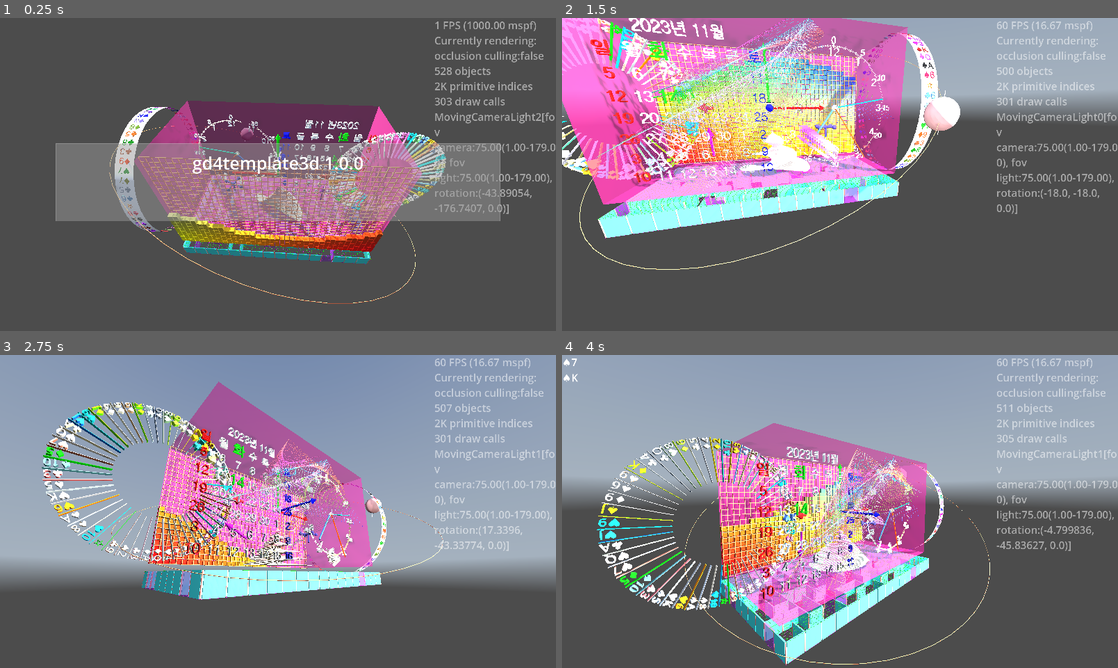
Above: before the commit, frames 1-4 (two rows, left to right).
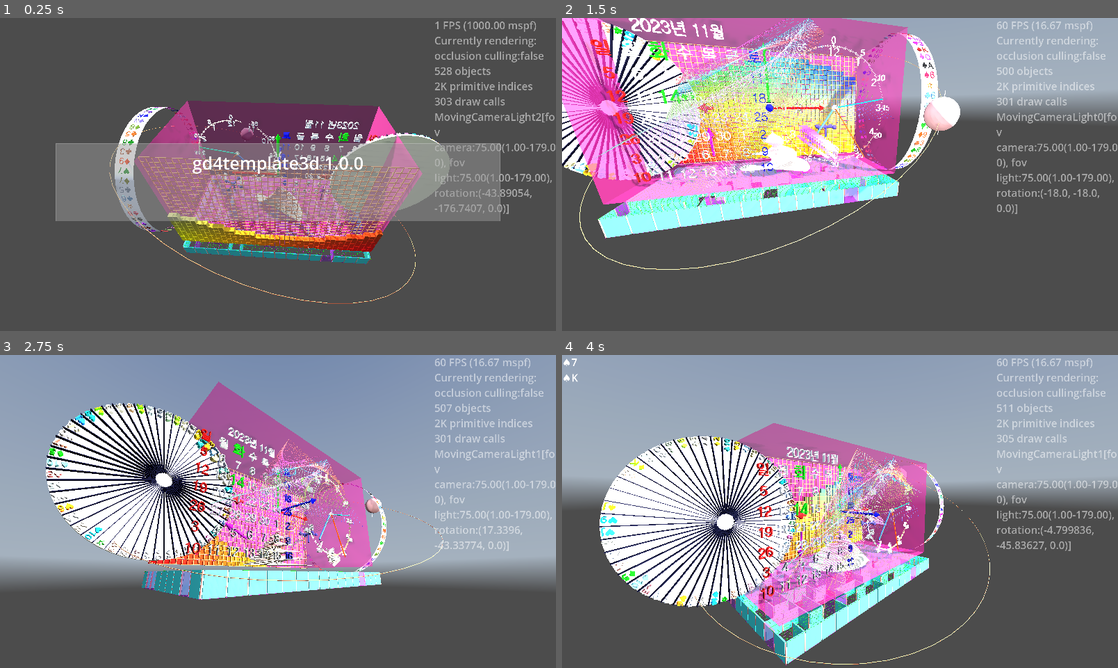
Above: after the commit, the same moments.

Repository: kasworld/gd4template3d
Game: Godot game, scene res://main.tscn
Same seed, same stepped clock (60 frames per second), same inputs: the game is played once before the commit and once after it. A sky picture missing from this copy of the repository is replaced by a grey-blue gradient.
Inputs (mouse positions are in pixels of both pictures, inside the frame that each line leads up to):
- Up to frame 1 (0.25 s): no input
- Up to frame 2 (1.5 s): tap Enter at 0.5 s; move the mouse to (962, 158) at 0.52 s; hold Right 0.53-1.28 s; tap Q at 0.6 s; click (962, 158) at 0.67 s; move the mouse to (728, 190) at 1.27 s; hold Down from 1.28 s (still down); tap E at 1.35 s
- Up to frame 3 (2.75 s): move the mouse to (333, 442) at 2.02 s; release Down at 2.03 s; hold Right from 2.03 s (still down); tap Enter at 2.1 s
- Up to frame 4 (4 s): move the mouse to (812, 574) at 2.77 s; release Right at 2.78 s; hold Up 2.78-3.53 s; tap Q at 2.85 s; click (812, 574) at 2.92 s; move the mouse to (1006, 558) at 3.52 s; hold Left from 3.53 s (still down); tap E at 3.6 s

The runs differ from the first frame. In frame 1, 2.8% of the frame differs, in the area x 59-81%, y 36-79%; in frame 2, 7.9%; in frame 3, 12%; in frame 4, 14%, in the area x 6-43%, y 25-82%.

Commit message:
구분선 글씨 치우침 수정, 구분선 장식화

Diff:
--- a/main.gd
+++ b/main.gd
@@ -89,7 +89,6 @@
 	color_text_into_list.shuffle()
 	wheel = preload("res://roulette/roulette.tscn").instantiate().init(
 		0, WorldSize.y/2, 0.5, color_text_into_list )
-	wheel.rotation.z = PI/2
 	wheel.색설정하기(make_random_color(), make_random_color(), make_random_color() )
 	wheel.rotation_stopped.connect(wheel결과가결정됨)
 	add_child(wheel)
--- a/roulette/roulette.gd
+++ b/roulette/roulette.gd
@@ -6,6 +6,9 @@
 var id :int
 var 반지름 :float
 var 깊이 :float
+const 선시작비 := 0.1
+const 선끝비 := 1.0
+const 선중심비 := (선끝비 + 선시작비)/2
 
 func get_wheel() -> RouletteWheel:
 	return $Wheel
@@ -17,6 +20,20 @@
 
 	$Wheel.init(반지름, 깊이, color_text_info_list)
 	$Wheel.rotation_stopped.connect(결과가결정됨)
+
+	var 구분선 := BoxMesh.new()
+	var 길이 := 반지름a*(선끝비-선시작비)
+	구분선.size = Vector3(길이, 깊이a/10, 깊이a )
+	var count := color_text_info_list.size()
+	var cell각도 := 2.0*PI / count
+
+	$"Wheel/구분선들".init(구분선, Color.WHITE, count ,Vector3.ZERO )
+	for i in count:
+		$"Wheel/구분선들".set_inst_rotation(i, Vector3.BACK, cell각도 *i + cell각도/2)
+		$"Wheel/구분선들".set_inst_pos(i, Vector3(
+			cos(cell각도 *i + cell각도/2) *(반지름-길이/2),
+			sin(cell각도 *i + cell각도/2) *(반지름-길이/2),
+			0) )
 
 	# for debug
 	$IDLabel.text = "%s" % id
@@ -46,8 +63,8 @@
 	$"Wheel/원판".rotation.x = PI/2
 	$"Wheel/원판".rotate(Vector3.FORWARD, PI/n)
 
-	#$화살표.rotation = Vector3(0, 0, rad)
-	$화살표.position = Vector3(sin(PI) *반지름*1.1, cos(PI) *반지름*1.1, 0 )
+	$화살표.rotation = Vector3(0, 0, PI/2)
+	$화살표.position = Vector3(sin(PI/2) *반지름*1.1, cos(PI/2) *반지름*1.1, 0 )
 	return self
 
 func 결과가결정됨(_rl :RouletteWheel) -> void:
@@ -62,9 +79,11 @@
 	$"화살표".set_color(화살표색)
 	$"Wheel/BarTree2".init_with_color(장식색, 원판색)
 	$"Wheel/BarTree3".init_with_color(장식색.inverted(), 원판색.inverted())
-	var n :int = $Wheel.cell_count얻기()
-	$"Wheel/BarTree2".set_visible_bar_count(n)
-	$"Wheel/BarTree3".set_visible_bar_count(n)
+	var count :int = $Wheel.cell_count얻기()
+	$"Wheel/BarTree2".set_visible_bar_count(count)
+	$"Wheel/BarTree3".set_visible_bar_count(count)
+	for i in count:
+		$"Wheel/구분선들".set_inst_color(i, 원판색.inverted())
 
 func 장식돌리기() -> void:
 	$"Wheel/BarTree2".bar_rotation = -$"Wheel".rotation_per_second/10
--- a/roulette/roulette.tscn
+++ b/roulette/roulette.tscn
@@ -1,10 +1,11 @@
-[gd_scene load_steps=8 format=3 uid="uid://sjnpttkqk1qs"]
+[gd_scene load_steps=9 format=3 uid="uid://sjnpttkqk1qs"]
 
 [ext_resource type="Script" uid="uid://dwpxaxvkorfar" path="res://roulette/roulette.gd" id="1_7pkjq"]
 [ext_resource type="PackedScene" uid="uid://d4kkhfcvaexg1" path="res://valve_handle/valve_handle.tscn" id="2_14kvd"]
 [ext_resource type="PackedScene" uid="uid://c8npqlgeyy3xa" path="res://arrow3d/arrow_3d.tscn" id="2_ed2fd"]
 [ext_resource type="PackedScene" uid="uid://btkkwpk54jqc" path="res://bar_tree_2/bar_tree_2.tscn" id="3_phm1c"]
 [ext_resource type="PackedScene" uid="uid://c8ulltoe1t7qg" path="res://roulette/roulette_wheel/roulette_wheel.tscn" id="5_wjn2p"]
+[ext_resource type="PackedScene" uid="uid://cfnbpemvoy1i6" path="res://multi_mesh_shape/multi_mesh_shape.tscn" id="6_cdnmj"]
 
 [sub_resource type="StandardMaterial3D" id="StandardMaterial3D_wjn2p"]
 
@@ -26,7 +27,6 @@
 [node name="Wheel" parent="." instance=ExtResource("5_wjn2p")]
 
 [node name="원판" type="MeshInstance3D" parent="Wheel"]
-visible = false
 mesh = SubResource("CylinderMesh_cdnmj")
 
 [node name="ValveHandle" parent="Wheel" instance=ExtResource("2_14kvd")]
@@ -37,3 +37,5 @@
 
 [node name="BarTree3" parent="Wheel" instance=ExtResource("3_phm1c")]
 visible = false
+
+[node name="구분선들" parent="Wheel" instance=ExtResource("6_cdnmj")]
--- a/roulette/roulette_cell/roulette_cell.gd
+++ b/roulette/roulette_cell/roulette_cell.gd
@@ -1,24 +1,13 @@
 extends Node3D
-
 class_name RouletteCell
-
-const 선시작비 := 0.5
-const 선끝비 := 1.0
-const 선중심비 := (선끝비 + 선시작비)/2
 
 var 강조중 :bool
 
 func init(각도 :float, 반지름 :float, 깊이 :float, color_text_info :Array) -> RouletteCell:
-	$"시작선".mesh.size = Vector3(반지름*(선끝비 - 선시작비), 깊이, 깊이 /10)
-	$"시작선".rotation.y = 각도/2 +PI/2
-	$"시작선".position = Vector3(sin(각도/2)*반지름*선중심비, 깊이/2, cos(각도/2)*반지름*선중심비)
-	$"시작선".mesh.material.albedo_color = color_text_info[0]
-
 	$"글씨".mesh.depth = 깊이
-	$"글씨".mesh.pixel_size = 반지름 *sin(각도) *0.05
+	$"글씨".mesh.pixel_size = 반지름 *sin(각도) *0.04
 	$"글씨".mesh.horizontal_alignment = HorizontalAlignment.HORIZONTAL_ALIGNMENT_RIGHT
-	$"글씨".rotation = Vector3(-PI/2,0,-PI/2)
-	$"글씨".position = Vector3(0, 깊이/2, 반지름)
+	$"글씨".position = Vector3(반지름, 0, 0 )
 	$"글씨".mesh.text = color_text_info[1]
 	$"글씨".mesh.material.albedo_color = color_text_info[0]
 	return self
--- a/roulette/roulette_cell/roulette_cell.tscn
+++ b/roulette/roulette_cell/roulette_cell.tscn
@@ -1,13 +1,6 @@
-[gd_scene load_steps=10 format=3 uid="uid://dqc03uxia85uv"]
+[gd_scene load_steps=8 format=3 uid="uid://dqc03uxia85uv"]
 
 [ext_resource type="Script" uid="uid://nl8f2irb6sdu" path="res://roulette/roulette_cell/roulette_cell.gd" id="1_0xk0q"]
-
-[sub_resource type="StandardMaterial3D" id="StandardMaterial3D_6gkdu"]
-resource_local_to_scene = true
-
-[sub_resource type="BoxMesh" id="BoxMesh_x2luv"]
-resource_local_to_scene = true
-material = SubResource("StandardMaterial3D_6gkdu")
 
 [sub_resource type="StandardMaterial3D" id="StandardMaterial3D_x2luv"]
 resource_local_to_scene = true
@@ -15,6 +8,7 @@
 [sub_resource type="TextMesh" id="TextMesh_g6io7"]
 resource_local_to_scene = true
 material = SubResource("StandardMaterial3D_x2luv")
+text = "test"
 
 [sub_resource type="Animation" id="Animation_qotkk"]
 length = 0.001
@@ -58,9 +52,6 @@
 [node name="RouletteCell" type="Node3D"]
 script = ExtResource("1_0xk0q")
 
-[node name="시작선" type="MeshInstance3D" parent="."]
-mesh = SubResource("BoxMesh_x2luv")
-
 [node name="글씨" type="MeshInstance3D" parent="."]
 mesh = SubResource("TextMesh_g6io7")
 
--- a/roulette/roulette_wheel/roulette_wheel.gd
+++ b/roulette/roulette_wheel/roulette_wheel.gd
@@ -10,13 +10,12 @@
 func init(r :float, d: float, color_text_info_list :Array) -> RouletteWheel:
 	반지름 = r
 	깊이 = d
-	$"칸통".rotation.x = PI/2
+	#$"칸통".rotation.x = PI/2
 	var count := color_text_info_list.size()
 	cell각도 = 2*PI / count
 	for i in count:
 		var k :RouletteCell = preload("res://roulette/roulette_cell/roulette_cell.tscn").instantiate().init(cell각도, 반지름, 깊이, color_text_info_list[i])
-		k.position.z = 깊이/2
-		k.rotation.y = cell각도 *i
+		k.rotation.z = cell각도 *i
 		$"칸통".add_child(k)
 		cell_list.append(k)
 	return self
